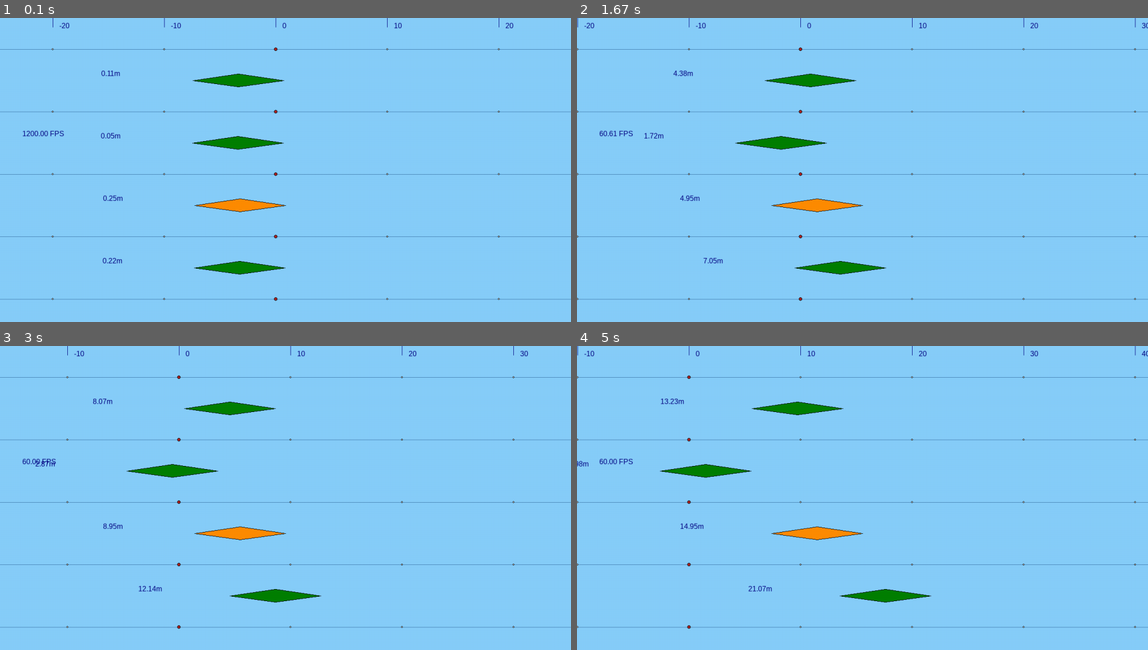
Above: before the commit, frames 1-4 (two rows, left to right).
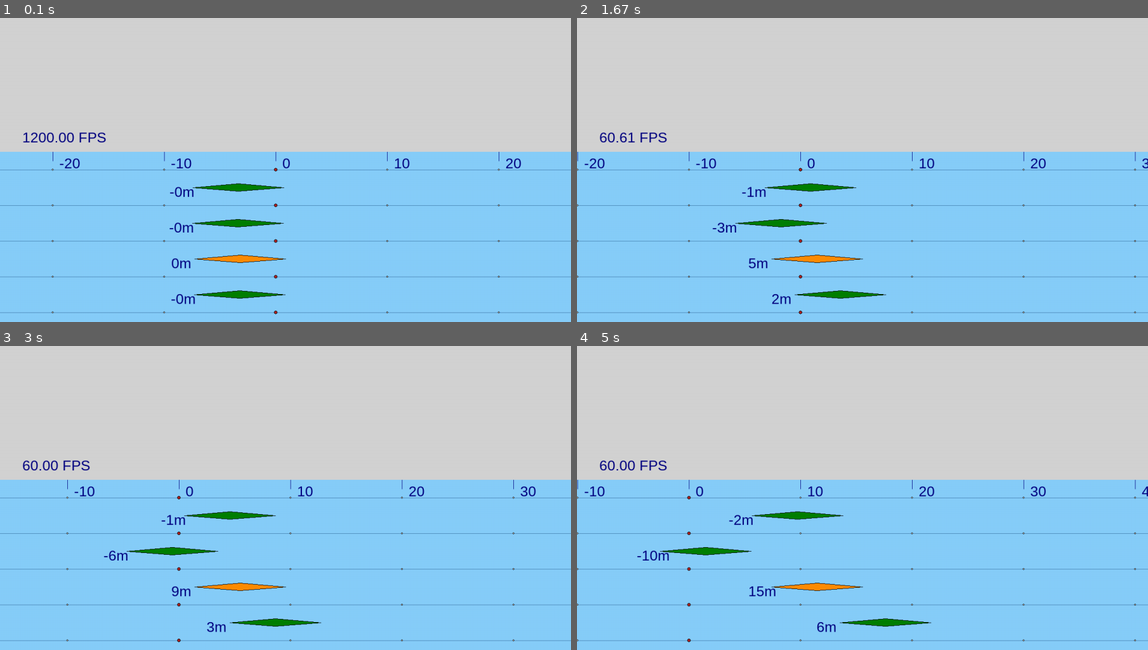
Above: after the commit, the same moments.

Repository: monsdar/dynrow
Game: pygame game, started from DynRow.py
Two runs of this game, one before a commit and one after it. Both use one fixed random seed, a clock stepped at 60 frames per second and the inputs below. The source is Python 2; it was converted automatically to run under Python 3.
Inputs:
- Up to frame 1 (0.1 s): no input
- Up to frame 2 (1.67 s): no input
- Up to frame 3 (3 s): no input
- Up to frame 4 (5 s): no input

The runs differ from the first frame. In frame 1, 48% of the frame differs, in the area x 0-100%, y 0-98%; in frame 2, 48%; in frame 3, 48%; in frame 4, 48%.

Commit message:
Added: Now displaying a section for the stats above the racing panel

Diff:
--- a/PyGameUi.py
+++ b/PyGameUi.py
@@ -15,7 +15,6 @@
 
 class PyGameUi():
     def __init__(self):
-        # the distance in meters which will be drawn
         self.MINSCENERANGE = 50 #the minimum range which will be shown on screen
         self.MAXSCENERANGE = 100 #the maximum range which will be shown on screen
         self.borderDistance = self.MAXSCENERANGE / 10.0 #the distance at which the boat stay from the window-border when pushing the limit
@@ -52,9 +51,11 @@
         self.screen = pygame.display.set_mode(modes[0], pygame.FULLSCREEN)
         self.width = modes[0][0]
         self.height = modes[0][1]
+        self.statPanelHeight = 300
+        self.racePanelHeight = self.height - self.statPanelHeight
 
         #this is the font we're using throughout the game
-        self.font = pygame.font.SysFont('Arial', 16)
+        self.font = pygame.font.SysFont('Arial', 32)
 
     def calcFps(self, newTick):
         self.tickSum -= self.tickList[self.tickIndex]
@@ -109,10 +110,13 @@
 
         self.adjustDistance(playground.boats, self.currentDistance)
 
-        #update the distlanes according to the distance
-        self.updateBackground(self.currentDistance)
+        #update the racing section
+        self.updateRaceBackground(self.currentDistance)
         self.updatePlayer(self.currentDistance)
         self.updateBoats(playground.boats)
+
+        #update the stat section
+        self.updateStatBackground(self.currentDistance)
 
         #display the current FPS in the title
         currentTickStamp = datetime.now().second * 1000 + datetime.now().microsecond / 1000.0
@@ -153,35 +157,38 @@
             self.sceneStartOffset = -(self.sceneRange/2)
             self.sceneEndOffset = self.sceneRange
 
-    def updateBackground(self, distance):
+    def updateStatBackground(self, currentDistance):
+        self.screen.fill(LIGHTGREY, [[0, 0], [self.width, self.statPanelHeight]])
+
+    def updateRaceBackground(self, distance):
         #this defines the start and end of the scene
         sceneStart = distance + self.sceneStartOffset
         sceneEnd = distance + self.sceneEndOffset
 
         #print the horizontal lines
-        for y in range(0, self.height, int(self.laneHeight * (self.height / self.sceneRange))):
-            pygame.draw.line(self.screen, STEELBLUE, [0, y + (self.laneHeight/2) * (self.height/self.sceneRange)],[self.width, y + (self.laneHeight/2) * (self.height/self.sceneRange)], 1)
+        for y in range(self.statPanelHeight, self.height, int(self.laneHeight * (self.racePanelHeight / self.sceneRange))):
+            pygame.draw.line(self.screen, STEELBLUE, [0, y + (self.laneHeight/2) * (self.racePanelHeight/self.sceneRange)],[self.width, y + (self.laneHeight/2) * (self.racePanelHeight/self.sceneRange)], 1)
 
         for lineStep in range(int(sceneStart), int(sceneEnd), self.LANEWIDTH):
             prevOffset = lineStep - (lineStep % self.LANEWIDTH) #get the previous dividable laneWidth-step
             linePos = (prevOffset - sceneStart) * (self.width / self.sceneRange) #get the position and project the window size
 
             #create the actual marker
-            for heightPos in range(0, self.height, int(self.laneHeight * (self.height/self.sceneRange))):
+            for heightPos in range(self.statPanelHeight, self.height, int(self.laneHeight * (self.racePanelHeight/self.sceneRange))):
                 if(prevOffset % self.LANEWIDTHBIG == 0):
-                    pygame.draw.circle(self.screen, FIREBRICK, [int(linePos), int(heightPos + (self.laneHeight/2) * (self.height/self.sceneRange))], 4)
-                    pygame.draw.circle(self.screen, BLACK, [int(linePos), int(heightPos + (self.laneHeight/2) * (self.height/self.sceneRange))], 4, 1)
+                    pygame.draw.circle(self.screen, FIREBRICK, [int(linePos), int(heightPos + (self.laneHeight/2) * (self.racePanelHeight/self.sceneRange))], 4)
+                    pygame.draw.circle(self.screen, BLACK, [int(linePos), int(heightPos + (self.laneHeight/2) * (self.racePanelHeight/self.sceneRange))], 4, 1)
                 else:
-                    pygame.draw.circle(self.screen, LIGHTGREY, [int(linePos), int(heightPos + (self.laneHeight/2) * (self.height/self.sceneRange))], 2)
-                    pygame.draw.circle(self.screen, BLACK, [int(linePos), int(heightPos + (self.laneHeight/2) * (self.height/self.sceneRange))], 2, 1)
+                    pygame.draw.circle(self.screen, LIGHTGREY, [int(linePos), int(heightPos + (self.laneHeight/2) * (self.racePanelHeight/self.sceneRange))], 2)
+                    pygame.draw.circle(self.screen, BLACK, [int(linePos), int(heightPos + (self.laneHeight/2) * (self.racePanelHeight/self.sceneRange))], 2, 1)
 
             #display the distance marker
             lineText = str(prevOffset)
-            pygame.draw.line(self.screen, NAVY, [linePos, 0], [linePos,20], 1)
-            self.screen.blit(self.font.render(lineText, True, NAVY), (linePos+15, 8))
+            pygame.draw.line(self.screen, NAVY, [linePos, self.statPanelHeight], [linePos, self.statPanelHeight+20], 1)
+            self.screen.blit(self.font.render(lineText, True, NAVY), (linePos+15, self.statPanelHeight+8))
 
     def updatePlayer(self, distance):
-        currentHeight = (self.playerLane + 1) * self.laneHeight * (self.height/self.sceneRange)
+        currentHeight = (self.playerLane + 1) * self.laneHeight * (self.racePanelHeight/self.sceneRange) + self.statPanelHeight
         pos = {"posX": self.width/2 , "posY": currentHeight}
         self.printBoat(pos, distance, DARKORANGE)
 
@@ -191,22 +198,32 @@
         #the following polygon is calculated with offsets in metres, the offset than is multiplied to
         #match the current projection and windows size
         boatPolygon = [ [posX-(8 * self.width / self.sceneRange), posY],
-                        [posX-(4 * self.width / self.sceneRange), posY-(1.0 * self.height / self.sceneRange)],
+                        [posX-(4 * self.width / self.sceneRange), posY-(1.0 * self.racePanelHeight / self.sceneRange)],
                         [posX, posY],
-                        [posX-(4 * self.width / self.sceneRange), posY+(1.0 * self.height / self.sceneRange)]]
+                        [posX-(4 * self.width / self.sceneRange), posY+(1.0 * self.racePanelHeight / self.sceneRange)]]
 
         #display the distance of each boat next to it
-        distText = "%.2fm" % distance
         pygame.draw.polygon(self.screen, color, boatPolygon)
         pygame.draw.polygon(self.screen, BLACK, boatPolygon, 1)
-        self.screen.blit(self.font.render(distText, True, NAVY), (posX-(16 * self.width / self.sceneRange), posY - (1 * self.width / self.sceneRange)))
+
+        if(distance == self.currentDistance):
+            distText = "%.0fm" % distance
+        else:
+            distText = "%.0fm" % float(distance - self.currentDistance)
+        txtX = posX - (10 * self.width / self.sceneRange)
+        if(txtX < 10):
+            txtX = 10
+        elif(txtX > (self.width - 100)):
+            txtX = (self.width - 100)
+        txtY = posY - (1 * self.racePanelHeight / self.sceneRange)
+        self.screen.blit(self.font.render(distText, True, NAVY), (txtX, txtY))
 
     def updateBoats(self, boats):
         for index, boat in enumerate(boats):
             #calc the height
             if(index >= self.playerLane):
                 index += 1
-            currentLane = (index + 1) * self.laneHeight * (self.height/self.sceneRange)
+            currentLane = (index + 1) * self.laneHeight * (self.racePanelHeight/self.sceneRange) + self.statPanelHeight
 
             #calc the horizontal position
             relativeDistance = boat.distance-self.currentDistance
